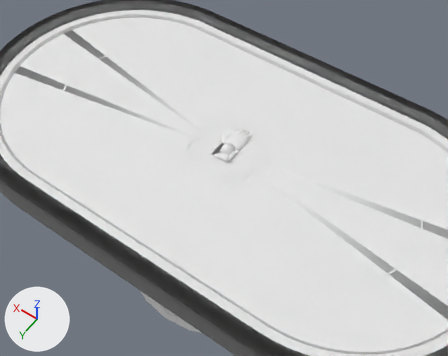
The glTF model src/assets/table.glb, before and after one commit.
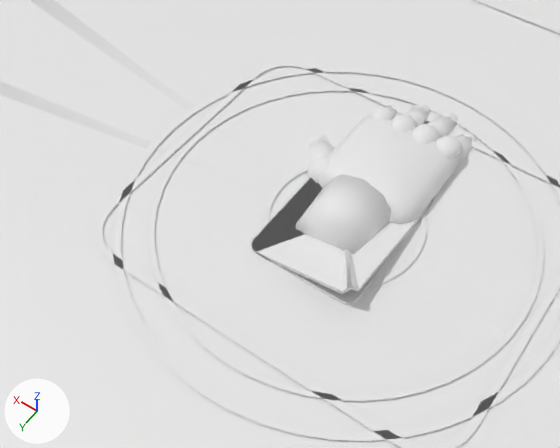
Each version appears first from a 50 mm camera at (-1.005, 1.434, 2.044) aimed at (-0.045, 0.091, -0.068), and next in a close-up from a 50 mm camera at (-0.168, 0.317, 0.452) aimed at (0.035, 0.033, 0.005). Lighting does not change. The marker at lower left points along +X, +Y and +Z. The first two pictures are the older version.

The older version as bpy lines, for what is in view:
```python
me_card_peeked = bpy.data.meshes.new('card/peeked')
me_card_peeked.from_pydata(...)  # 42 vertices, 80 faces; spans x -0.044..0.044, y -0.0615..0.0615, z -0.0018..0.0224
me_table_felt = bpy.data.meshes.new('table/felt')
me_table_felt.from_pydata(...)  # 220 vertices, 365 faces; spans x -1.15..1.15, y -0.58..0.58, z -0.08..0.0
me_table_print = bpy.data.meshes.new('table/print')
me_table_print.from_pydata(...)  # 483 vertices, 482 faces; spans x -0.88..0.88, y -0.3..0.3, z 0.0
ob_card_peeked = bpy.data.objects.new('card/peeked', me_card_peeked)
ob_card_peeked.location = (0.0, 0.0, 0.0)
ob_table_felt = bpy.data.objects.new('table/felt', me_table_felt)
ob_table_felt.location = (0.0, 0.0, 0.0)
ob_table_print = bpy.data.objects.new('table/print', me_table_print)
ob_table_print.location = (0.0, 0.0, 0.0)
# also in view: 'table/play-zone' at (0.0, 0.0, 0.001); 'hand/peek' at (0.02, -0.071, -0.013); 'card' at (0.0, 0.0, 0.0)
```
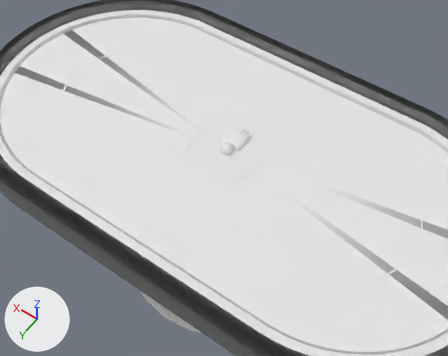
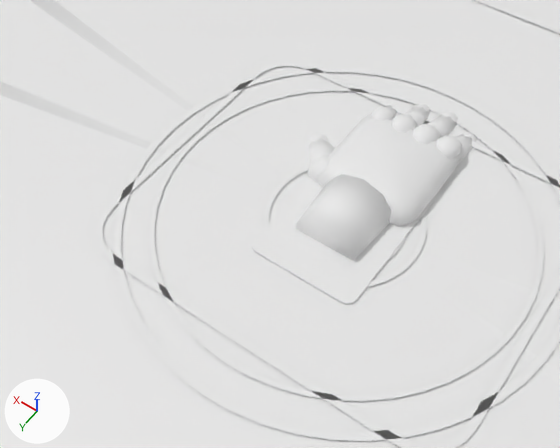
Boxes [x1, y1, x2, y2] around the edits, measured in the close-ups (560 x 448 px):
'card/peeked', deleted: before [252, 178, 434, 294]
'card', unchanged, uncovered by the edit: before [267, 201, 433, 305]; after [252, 178, 434, 305]

The change in detail:
Object 'card/peeked' (ob_card_peeked) is deleted.
